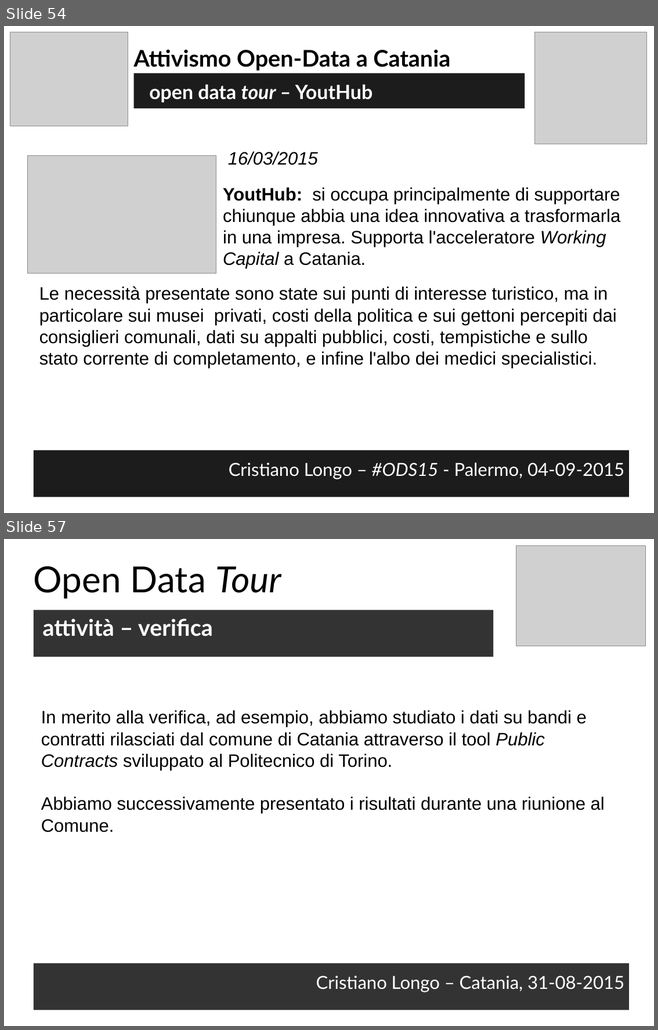
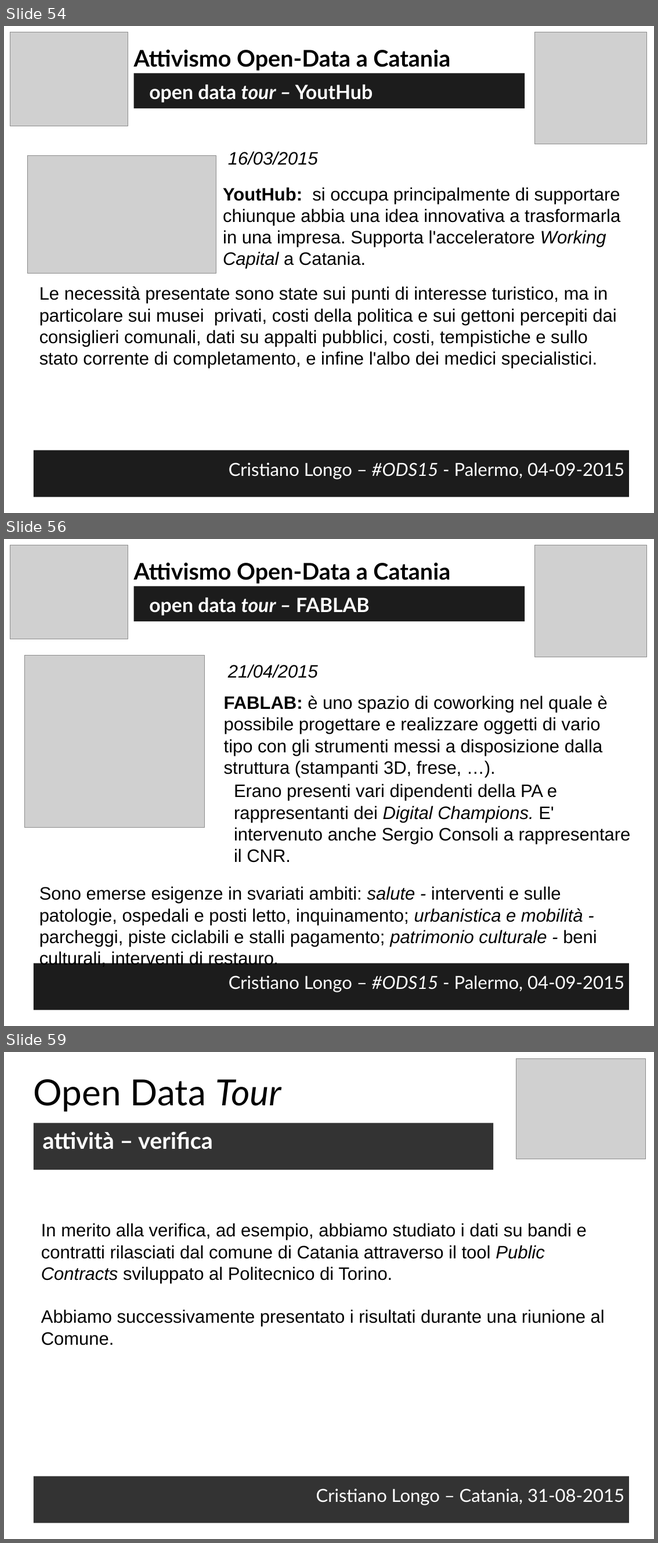
Before and after one commit to opendatahacklab/opendatahacklab.github.io, a slide deck: events/odt_ods15.odp. Shown one above the other, each under a label of ours: slides 54 and 57 before the commit, slides 54, 56 and 59 after it; the slides between them are not shown. The pictures are 658x1030 and 658x1543 pixels, drawn with LibreOffice and Linux fonts; fonts in the diff are those of the drawing; grey boxes stand for pictures. Boxes give left, top, right and bottom in pixels: in the first picture for what was removed or moved away, otherwise in the second. Text is boxed around its words. In the diff, an @@ line names an element or a change of style, - is before the commit and + after.

```diff
--- a/events/odt_ods15.odp
+++ b/events/odt_ods15.odp
@@ slide 56 added at <box>4,539,654,1026</box>, background #FFFFFF @@
@@ picture added at <box>10,545,128,639</box> @@
@@ picture added at <box>535,545,647,657</box> @@
@@ text added at <box>134,562,450,584</box>, 28 pt, text #000000, bold @@
+Attivismo Open-Data a Catania
@@ text added at <box>134,586,524,621</box>, fill #1C1C1C, 24 pt, text #FFFFFF, bold @@
+open data tour – FABLAB
@@ picture added at <box>25,655,205,828</box> @@
@@ text added at <box>228,664,318,678</box>, 22 pt, text #000000, italic @@
+21/04/2015
@@ text added at <box>224,696,607,777</box>, 22 pt, text #000000 @@
+FABLAB: è uno spazio di coworking nel quale è possibile progettare e realizzare oggetti di vario tipo con gli strumenti messi a disposizione dalla struttura (stampanti 3D, frese, …).
@@ text added at <box>234,784,630,863</box>, 22 pt, text #000000 @@
+Erano presenti vari dipendenti della PA e rappresentanti dei Digital Champions. E' intervenuto anche Sergio Consoli a rappresentare il CNR.
@@ text added at <box>39,886,597,969</box>, 22 pt, text #000000 @@
+Sono emerse esigenze in svariati ambiti: salute - interventi e sulle patologie, ospedali e posti letto, inquinamento; urbanistica e mobilità - parcheggi, piste ciclabili e stalli pagamento; patrimonio culturale - beni culturali, interventi di restauro.
@@ text added at <box>34,964,629,1010</box>, fill #1C1C1C, 22 pt, text #FFFFFF @@
+Cristiano Longo – #ODS15 - Palermo, 04-09-2015
@@ what was slide 57 is now slide 59 @@
```
Also in this commit, not shown: 1 slide changed, 2 other slides added, 1 slide removed.
